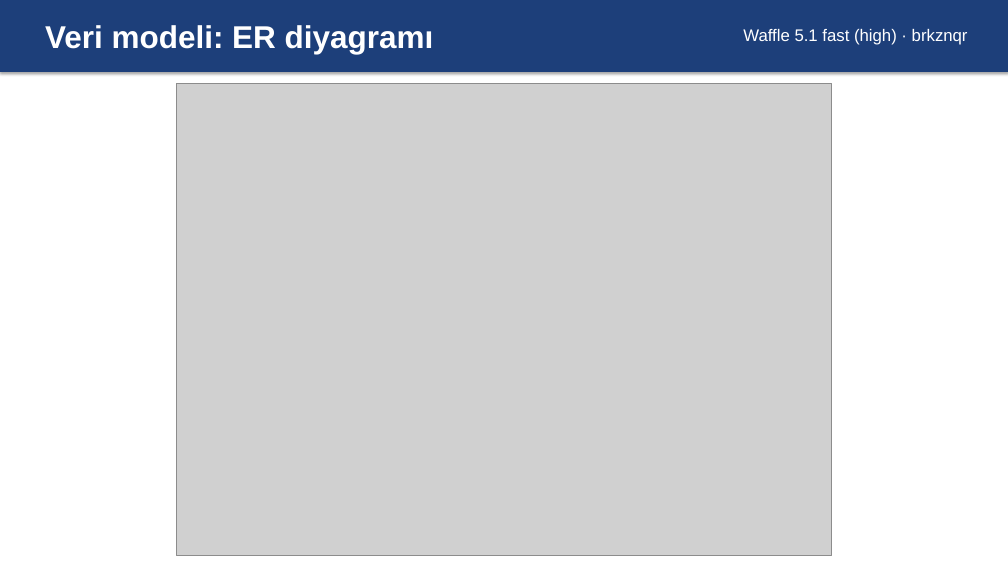
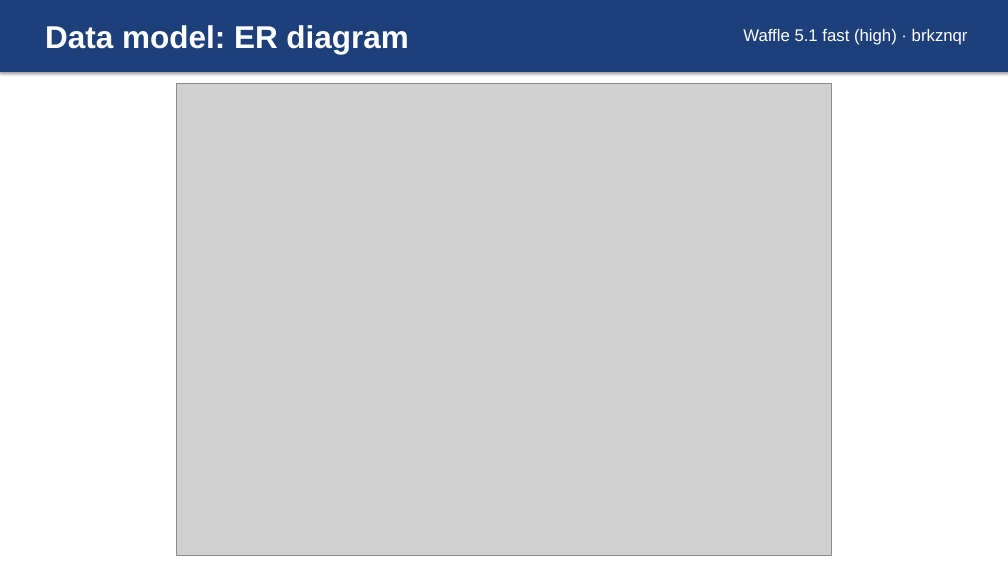
Before and after one commit to EmreSndkc/waffle_v5.1, a slide deck: slide 3 of docs/slides/CSE321_Waffle_5.1_Slides.pptx. Drawn at 1008x567 pixels with LibreOffice and Linux fonts; fonts in the diff are those of the drawing; grey boxes stand for pictures. Boxes give left, top, right and bottom in pixels: in the first picture for what was removed or moved away, otherwise in the second. Text is boxed around its words. In the diff, an @@ line names an element or a change of style, - is before the commit and + after.

```diff
--- a/docs/slides/CSE321_Waffle_5.1_Slides.pptx
+++ b/docs/slides/CSE321_Waffle_5.1_Slides.pptx
@@ text at <box>45,25,408,54</box>: text changed @@
-Veri modeli: ER diyagramı
+Data model: ER diagram
```
Also in this commit, not shown: 5 other slides changed, 1 other file.
